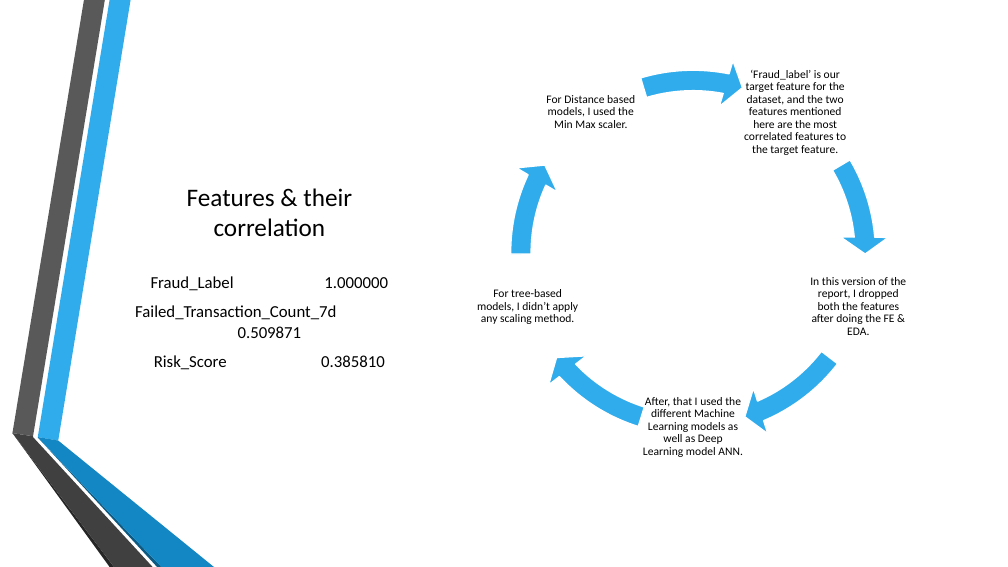
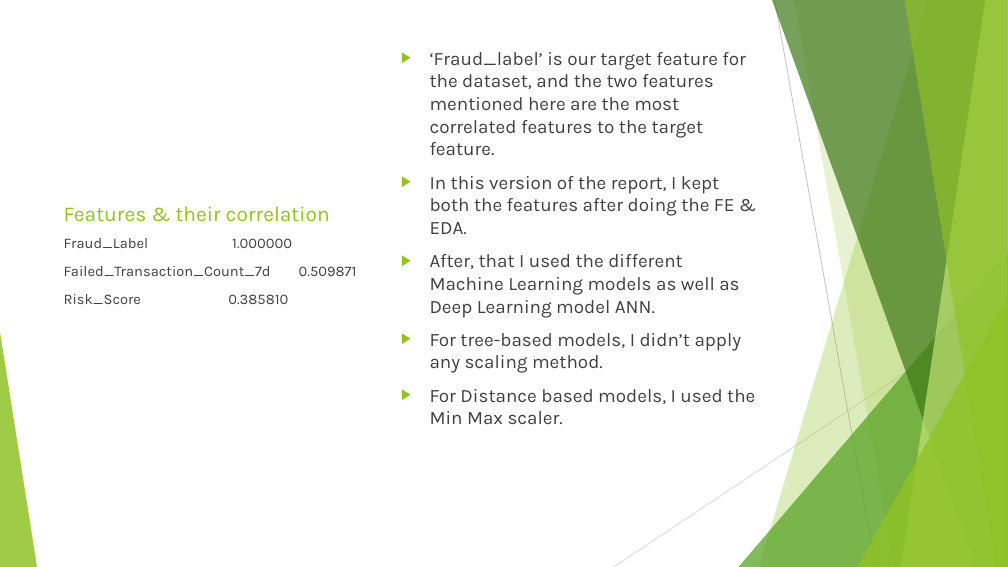
Before and after one commit to utsav87589/Fraud-Detection, a slide deck: slide 2 of reports/Report-Keep both.pptx. Drawn at 1008x567 pixels with LibreOffice and Linux fonts; fonts in the diff are those of the drawing; background and template pictures are left out. Boxes give left, top, right and bottom in pixels: in the first picture for what was removed or moved away, otherwise in the second. Text is boxed around its words. In the diff, an @@ line names an element or a change of style, - is before the commit and + after.

Commit message:
Supervised ML Based reports completed

```diff
--- a/reports/Report-Keep both.pptx
+++ b/reports/Report-Keep both.pptx
@@ text added at box(430, 52, 755, 424), 18 pt, text #404040 @@
+▶ ‘Fraud_label’ is our target feature for the dataset, and the two features mentioned here are the most correlated features to the target feature.
+▶ In this version of the report, I kept both the features after doing the FE & EDA.
+▶ After, that I used the different Machine Learning models as well as Deep Learning model ANN.
+▶ For tree-based models, I didn’t apply any scaling method.
+▶ For Distance based models, I used the Min Max scaler.
@@ group removed at box(477, 57, 907, 457): 5 texts, 5 circular arrows @@
-‘Fraud_label’ is our target feature for the dataset, and the two features mentioned here are the most correlated features to the target feature.
-In this version of the report, I dropped both the features after doing the FE & EDA.
-After, that I used the different Machine Learning models as well as Deep Learning model ANN.
-For tree-based models, I didn’t apply any scaling method.
-For Distance based models, I used the Min Max scaler.
@@ title "Features & their correlation": place and size @@
-title "Features & their correlation" at box(187, 188, 352, 236)
+title "Features & their correlation" at box(64, 206, 330, 222)
@@ title "Features & their correlation" at box(64, 206, 330, 222): size 24 to 20 pt, font Calibri to Karla, text colour #000000 to #90C226; alignment centre to left @@
@@ text "Fraud_Label 1.000000": place and size @@
-text "Fraud_Label 1.000000" at box(135, 276, 388, 370)
+text "Fraud_Label 1.000000" at box(64, 238, 357, 304)
@@ text "Fraud_Label 1.000000" at box(64, 238, 357, 304): size 16 to 14 pt, font Calibri to Karla, text colour #000000 to #404040; alignment centre to left; vertical alignment middle to top @@
@@ group added at box(0, 0, 1008, 567): 5 freeform shapes, 3 triangles, 2 lines @@
@@ group removed at box(12, 0, 214, 567): 6 freeform shapes @@
```
Also in this commit, not shown: 8 other slides changed, 5 other files.
